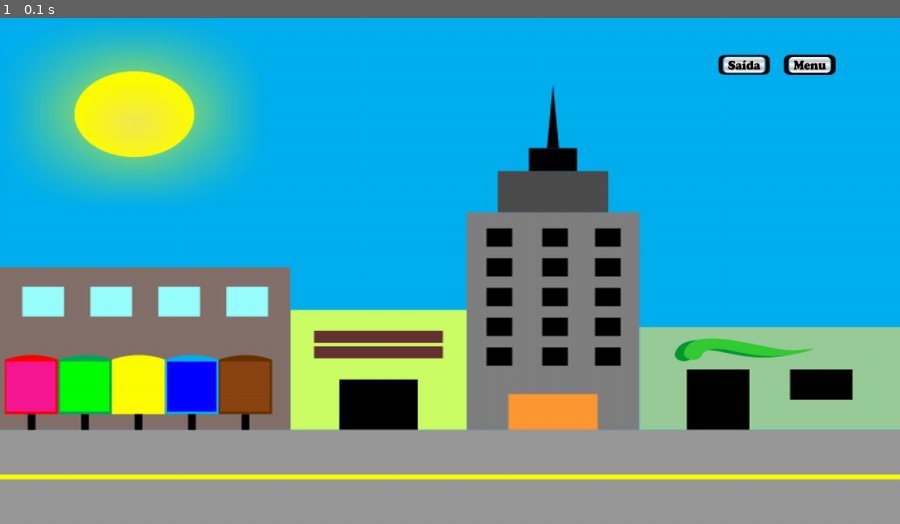
Above: before the commit, frame 1.
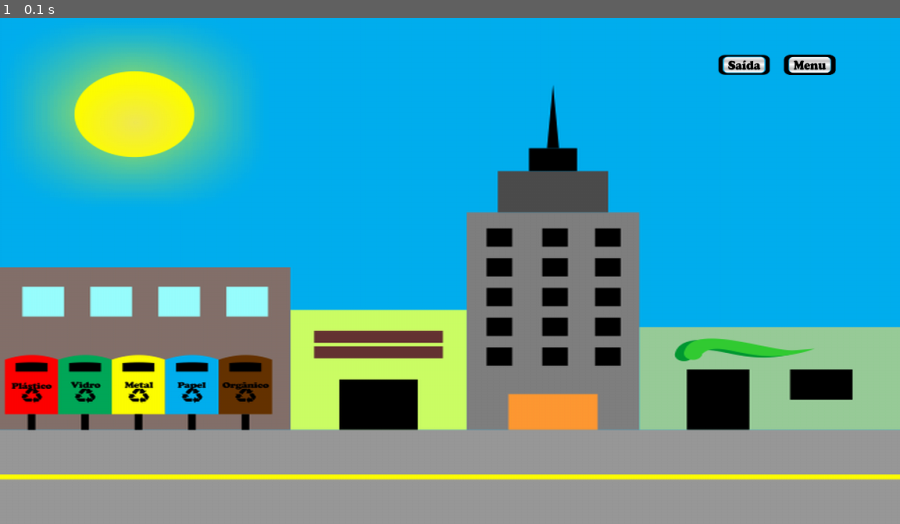
Above: after the commit, the same moment.

Repository: sebastiaoLa/pygame-coleta-seletiva
Game: pygame game, started from joguinho.py
The game is run twice, just before and just after one commit, with the same random seed, the same clock (stepped at 60 frames per second) and the same inputs. The source is Python 2; it was converted automatically to run under Python 3.
Inputs:
- Up to frame 1 (0.1 s): no input

The runs differ from the first frame. In frame 1, 2.4% of the frame differs, in the area x 0-30%, y 67-78%.

Commit message:
remove debugging

Diff:
--- a/joguinho.py
+++ b/joguinho.py
@@ -292,11 +292,11 @@
 				self.DISPLAYSURF.blit(self.menu,self.menuObjRect)
 
 			self.DISPLAYSURF.blit(self.sair,self.sairObjRect)
-			self.DISPLAYSURF.fill(BROWN,self.trashBins[ORGANICO])
-			self.DISPLAYSURF.fill(PINK,self.trashBins[PLASTICO])
-			self.DISPLAYSURF.fill(GREEN,self.trashBins[VIDRO])
-			self.DISPLAYSURF.fill(BLUE,self.trashBins[PAPEL])
-			self.DISPLAYSURF.fill(YELLOW,self.trashBins[METAL])
+			# self.DISPLAYSURF.fill(BROWN,self.trashBins[ORGANICO])
+			# self.DISPLAYSURF.fill(PINK,self.trashBins[PLASTICO])
+			# self.DISPLAYSURF.fill(GREEN,self.trashBins[VIDRO])
+			# self.DISPLAYSURF.fill(BLUE,self.trashBins[PAPEL])
+			# self.DISPLAYSURF.fill(YELLOW,self.trashBins[METAL])
 			pygame.display.update()
 			self.cont+= 1
 			self.fpsClock.tick(self.fps)
